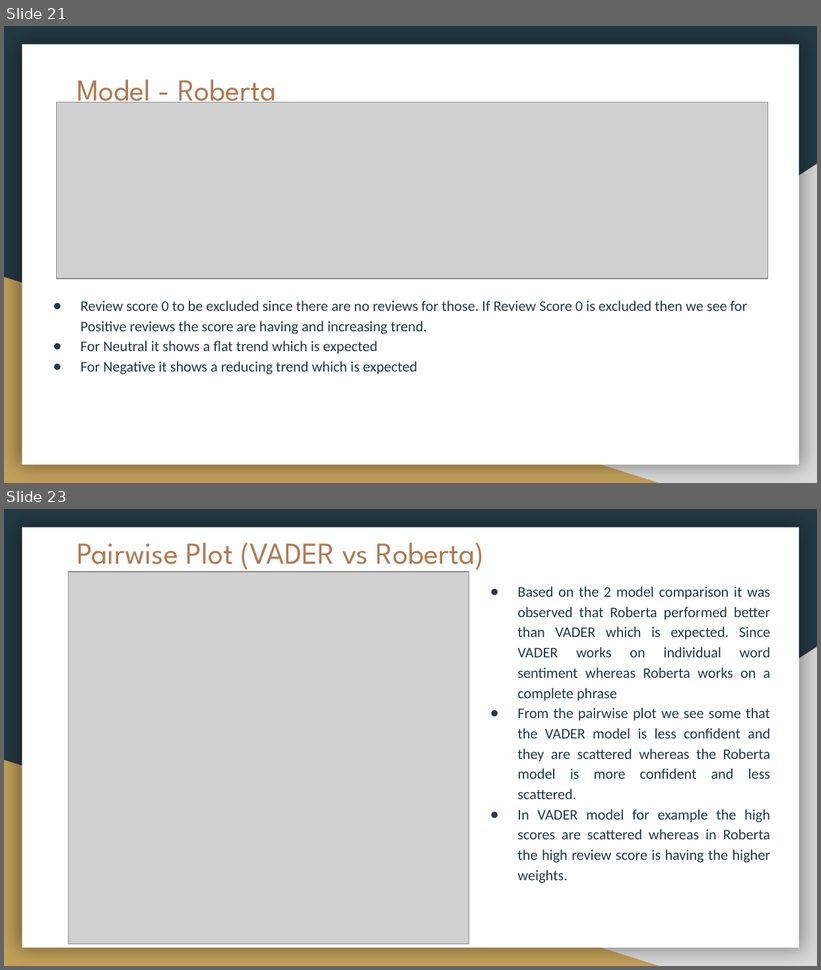
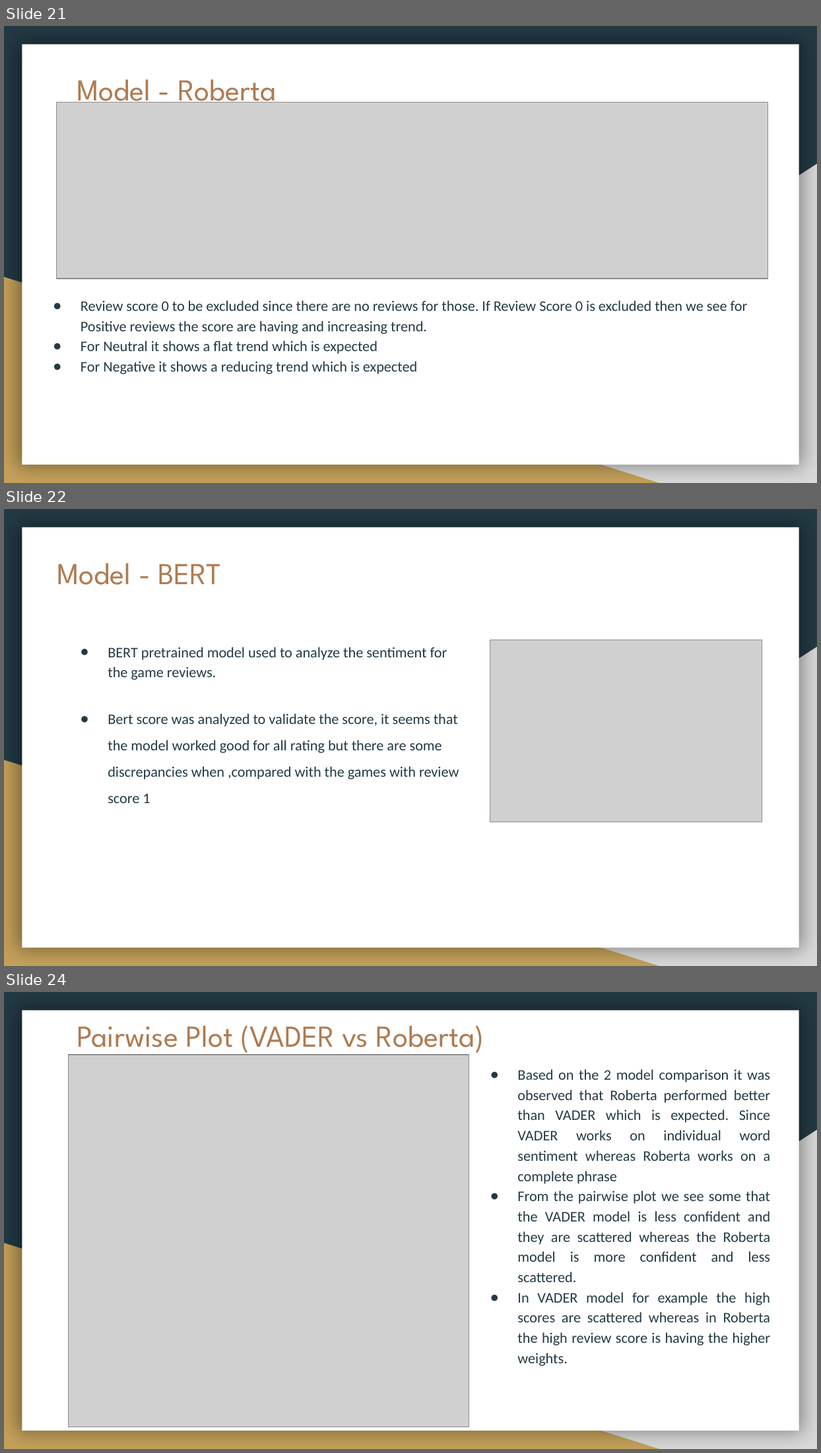
Before and after one commit to EdwinVIII/dataknights_project, a slide deck: DataKnights-VideoGameAnalysisWIP2.pptx. Shown one above the other, each under a label of ours: slides 21 and 23 before the commit, slides 21, 22 and 24 after it; the slides between them are not shown. The pictures are 821x970 and 821x1453 pixels, drawn with LibreOffice and Linux fonts; fonts in the diff are those of the drawing; grey boxes stand for pictures. Boxes give left, top, right and bottom in pixels: in the first picture for what was removed or moved away, otherwise in the second. Text is boxed around its words. In the diff, an @@ line names an element or a change of style, - is before the commit and + after.

Commit message:
Added new slide for score comparison and updated
Added new slide for score comparison and update BERT

```diff
--- a/DataKnights-VideoGameAnalysisWIP2.pptx
+++ b/DataKnights-VideoGameAnalysisWIP2.pptx
@@ slide 22 added at (4, 509, 817, 966), background #233A44; not listed: 3 template elements that a slide beside it also shows @@
@@ title added at (57, 563, 221, 585), 27 pt, text #AF7B51 @@
+Model - BERT
@@ text added at (108, 647, 459, 803), 13 pt, text #233A44 @@
+● BERT pretrained model used to analyze the sentiment for the game reviews.
+● Bert score was analyzed to validate the score, it seems that the model worked good for all rating but there are some discrepancies when ,compared with the games with review score 1
@@ picture added at (490, 640, 762, 822) @@
@@ what was slide 23 is now slide 24 @@
```
Also in this commit, not shown: 1 other slide added, 1 slide removed.
